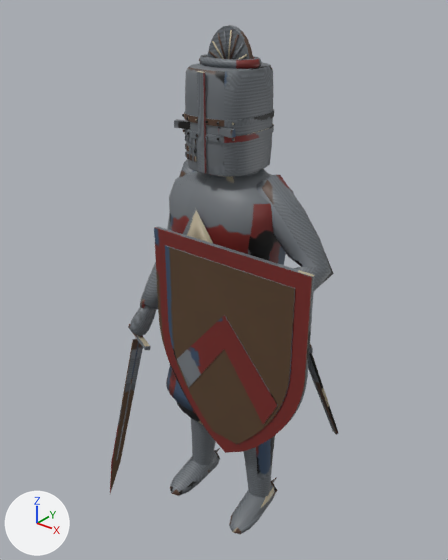
A saved change to the FBX model Assets/Models/ArtBible/Enemies/High/HouseholdKnight/HouseholdKnight.fbx.
The view is the same before and after, from a 50 mm lens placed at (1.31, -1.68, 2.08), pointed at (-0.03, -0.01, 1.04). The lights are fixed; the arrows at lower left show +X, +Y and +Z. The older version comes first.

The first picture shows 'HouseholdKnight'.
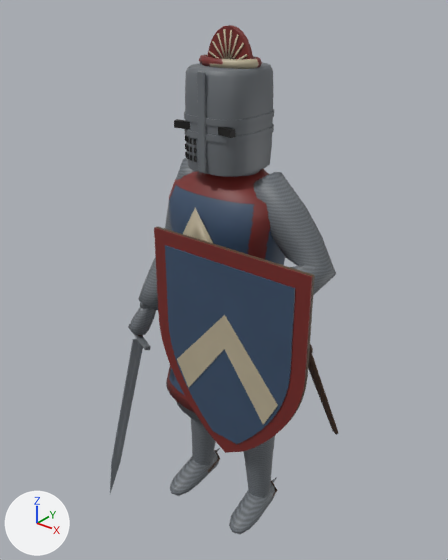
Pixel boxes [x1, y1, x2, y2] of what changed, in the pictures (448 x 560 px; the box of a moved part takes in the faces that stretch with it):
part 1 of me_householdknight, deleted
    before: [182, 114, 235, 141]
part 2 of me_householdknight, moved or reshaped
    before: [140, 160, 334, 309]
    after: [138, 157, 336, 310]
part 3 of me_householdknight, surface changed
    both: [110, 25, 337, 534]

The change, as a diff of the scene's bpy script:
```diff
--- a/Assets/Models/ArtBible/Enemies/High/HouseholdKnight/HouseholdKnight.fbx.py
+++ b/Assets/Models/ArtBible/Enemies/High/HouseholdKnight/HouseholdKnight.fbx.py
@@ me_householdknight @@
 # used by ob_householdknight; location = (0.0, 0.0, 0.0)
-me_householdknight.from_pydata(...)  # 3155 vertices, 3074 faces; spans x -0.4..0.54, y -0.38..0.45, z 0.0..1.95
+me_householdknight.from_pydata(...)  # 2915 vertices, 2786 faces; spans x -0.4..0.54, y -0.38..0.45, z 0.0..1.95
+# me_householdknight part 1: 12 loose pieces with 240 vertices, spanning x -0.11..0.11, y -0.16..-0.12, z 1.62..1.68, are deleted
+# me_householdknight part 2
+# 90 vertices are removed from x -0.32..-0.08, y -0.2..0.07, z 0.89..1.49
+# 93 faces are deleted
+# 11 vertices in x 0.08..0.38, y -0.21..-0.03, z 1.13..1.43 move by (0.0, -0.01, 0.0)
+# 9 vertices in x 0.14..0.35, y -0.18..0.04, z 1.05..1.37 move by (0.0, 0.0, -0.01)
+# 8 vertices in x 0.2..0.32, y -0.2..0.06, z 1.08..1.31 move by (-0.01, 0.0, 0.0)
+# 7 vertices in x 0.08..0.31, y 0.03..0.07, z 1.27..1.43 move by (0.0, 0.01, 0.0)
+# 6 vertices in x -0.14..0.38, y -0.17..0.06, z 1.06..1.4 move by (0.0, 0.01, -0.01)
+# 5 vertices in x 0.12..0.33, y -0.22..-0.05, z 1.07..1.36 move by (0.01, -0.01, 0.0)
+# 57 vertices move from x -0.29..0.42, y -0.23..0.06, z 0.94..1.5 to x -0.29..0.43, y -0.23..0.07, z 0.94..1.5
+# 85 vertices are added at x -0.33..-0.07, y -0.21..0.08, z 0.89..1.5
+# 5 new vertices lie (0.02, 0.05, 0.08) away from vertices in x -0.31..-0.21, y -0.15..-0.05, z 0.94..1.06
+# 93 new faces join them
+# me_householdknight part 3: 2684 kept faces spanning x -0.4..0.54, y -0.38..0.45, z 0.0..1.95 get new texture (UV) coordinates
 me_householdknight.materials.append(mat_householdknight)
```
